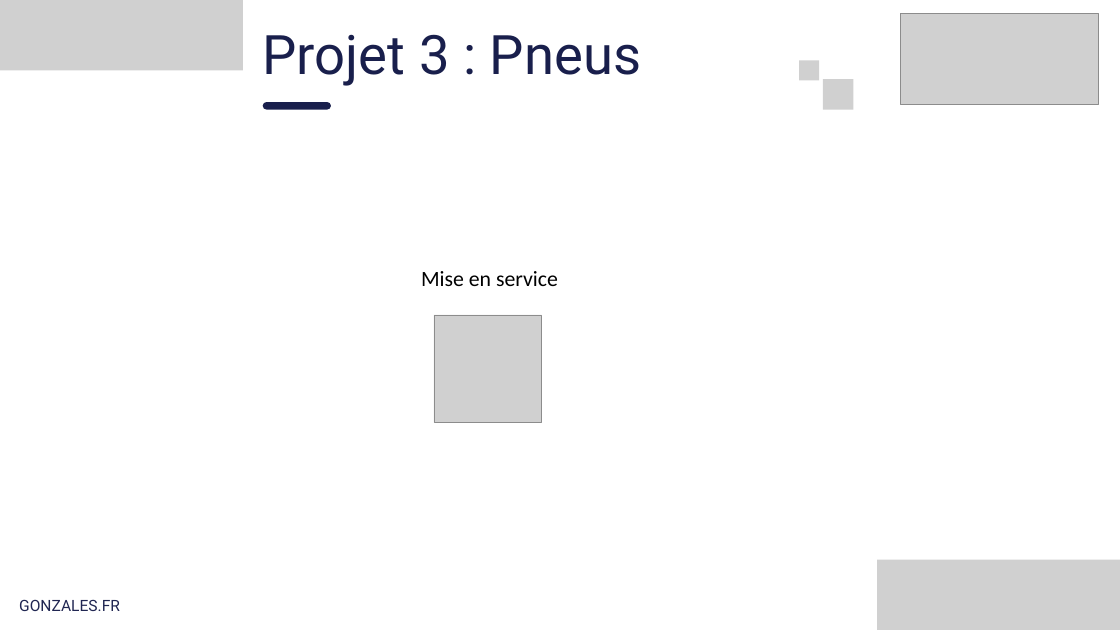
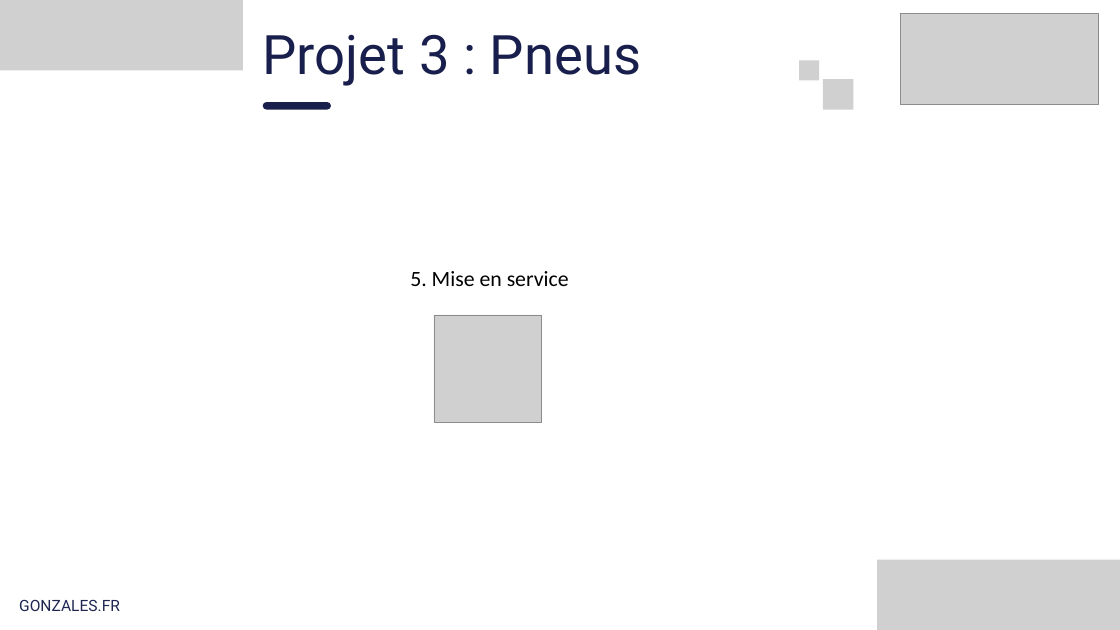
Before and after one commit to Juju-sail/IRI, a slide deck: slide 30 of _Docs/Presentation_CQP.pptx (slide 22 before the commit). Drawn at 1120x630 pixels with LibreOffice and Linux fonts; fonts in the diff are those of the drawing; grey boxes stand for pictures. Boxes give left, top, right and bottom in pixels: in the first picture for what was removed or moved away, otherwise in the second. Text is boxed around its words. In the diff, an @@ line names an element or a change of style, - is before the commit and + after.

```diff
--- a/_Docs/Presentation_CQP.pptx
+++ b/_Docs/Presentation_CQP.pptx
@@ text at box(410, 271, 569, 286): text changed @@
-Mise en service
+5. Mise en service
```
Also in this commit, not shown: 7 other slides changed, 6 slides added, 3 other files.
